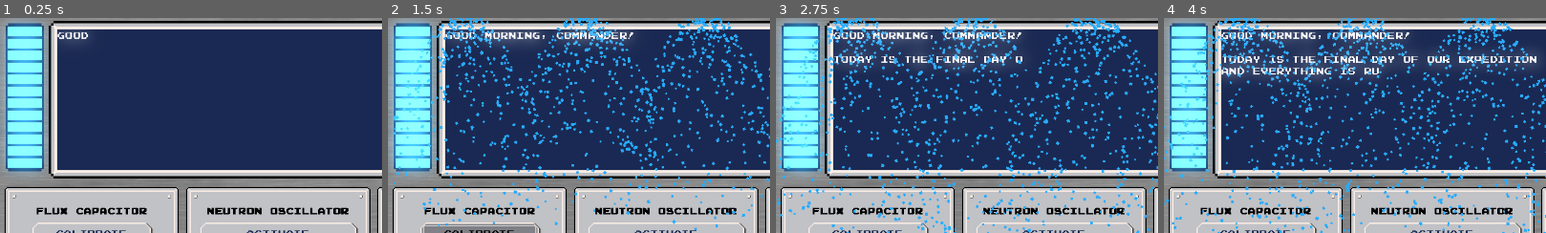
Above: before the commit, frames 1-4 (left to right).
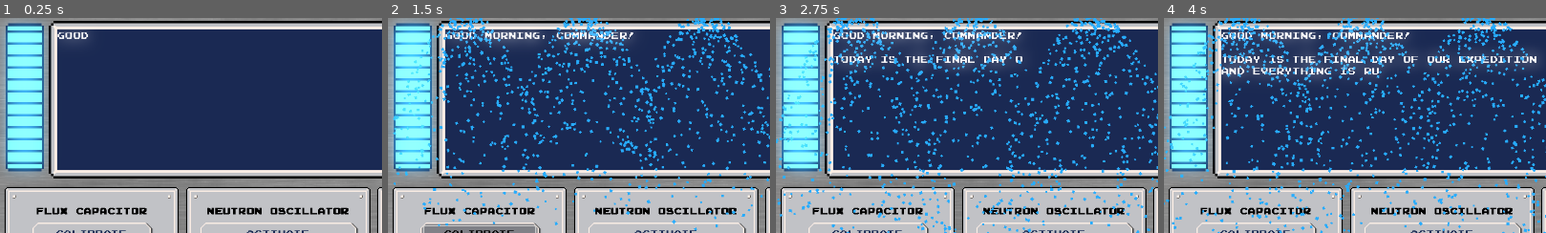
Above: after the commit, the same moments.

Repository: MarcosPRus/gamejambrackeys2025.1
Game: Godot game, scene res://Objects/Main/main.tscn
Same seed, same stepped clock (60 frames per second), same inputs: the game is played once before the commit and once after it.
Inputs (mouse positions are % of the whole screen's width and height, from its top left):
- Up to frame 1 (0.25 s): no input
- Up to frame 2 (1.5 s): click (62, 10) at 0.5 s; click "Calibrate" at 1.25 s
- Up to frame 3 (2.75 s): click "Revert" at 2 s
- Up to frame 4 (4 s): click "Override" at 2.75 s; click "Open" at 3.5 s
The pictures show only the part of the screen within x 0-50%, y 2-52%; the shares and areas given below are measured in that part.

The runs differ from the first frame. In frame 1, 2.6% of the frame differs, in the area x 2-11%, y 3-71%; in frame 2, 2.5%; in frame 3, 2.5%; in frame 4, 2.6%.

Commit message:
changed splash screen

Diff:
--- a/Objects/Global/global.gd
+++ b/Objects/Global/global.gd
@@ -198,7 +198,7 @@
 	current_task_sequence = tasks_pool.slice(0, task_count)
 
 	for i in current_task_sequence.size():
-		current_task_sequence[i] = current_task_sequence[i].replace("XXX", str(randi_range(0,4)))
+		current_task_sequence[i] = current_task_sequence[i].replace("XXX", str(randi_range(1,4)))
 		GUI.append_task("[color=#FF004D]" + str(i+1) + ". " + current_task_sequence[i] + "[/color]")
 		GUI.append_task("
 
--- a/project.godot
+++ b/project.godot
@@ -13,6 +13,7 @@
 config/name="GameJamBrackeys2025.1"
 run/main_scene="res://Objects/Main/main.tscn"
 config/features=PackedStringArray("4.3", "GL Compatibility")
+boot_splash/image="res://Assets/Sprites/TITLE.png"
 config/icon="res://icon.svg"
 
 [autoload]
Binary file changed: Assets/Sprites/GUI Elements/ProgressBar/Progress.png
Binary file added: Assets/Sprites/TITLE.ase
Binary file added: Assets/Sprites/TITLE.png
Not shown, added: Assets/Sprites/TITLE.png.import
Not shown, added: Builds/v1.1/index.apple-touch-icon.png
Not shown, added: Builds/v1.1/index.audio.worklet.js
Not shown, added: Builds/v1.1/index.html
Not shown, added: Builds/v1.1/index.icon.png
Not shown, added: Builds/v1.1/index.js
Not shown, added: Builds/v1.1/index.pck
Not shown, added: Builds/v1.1/index.png
Not shown, added: Builds/v1.1/index.wasm
(and 1 more such lines)
